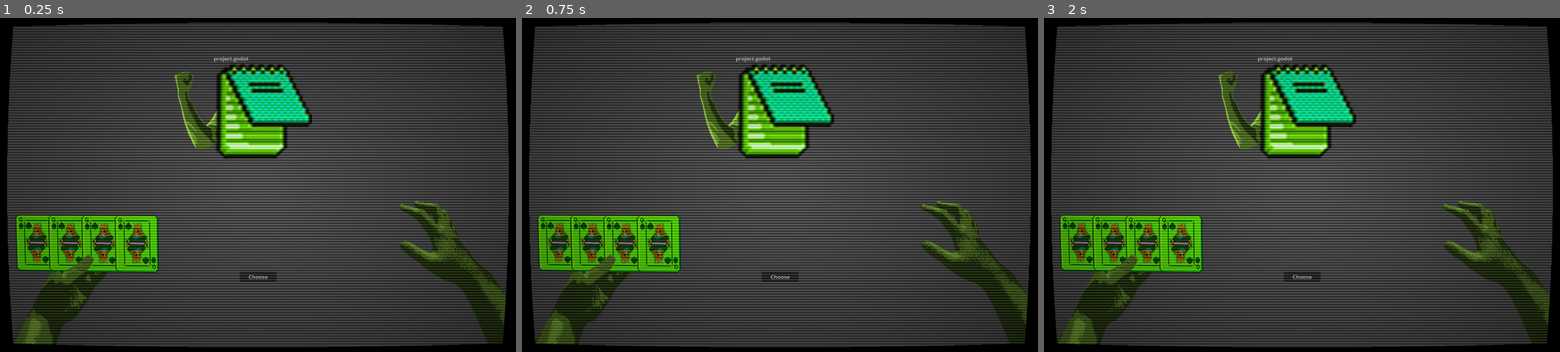
Above: before the commit, frames 1-3 (left to right).
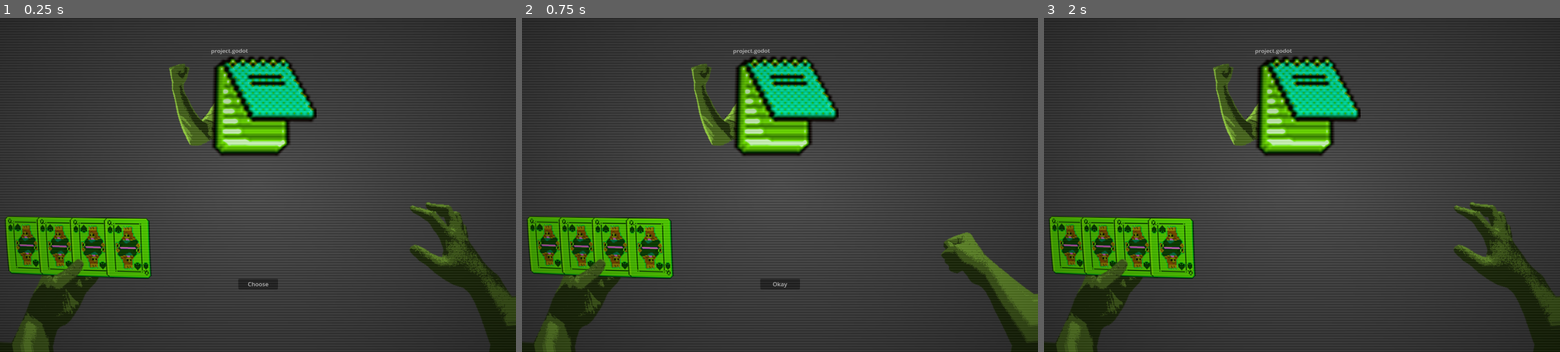
Above: after the commit, the same moments.

Repository: rajariandhana/FileMonster
Game: Godot game, scene res://scenes/game.tscn
The game is run twice, just before and just after one commit, with the same random seed, the same clock (stepped at 60 frames per second) and the same inputs.
Inputs (mouse positions are in pixels of both pictures, inside the frame that each line leads up to):
- Up to frame 1 (0.25 s): no input
- Up to frame 2 (0.75 s): click "Choose" at 0.5 s
- Up to frame 3 (2 s): click (1302, 278) at 1.25 s, where only the run after the commit has a clickable "Okay"

The runs differ from the first frame. In frame 1, 19% of the frame differs, in the area x 0-100%, y 0-100%; in frame 2, 19%; in frame 3, 19%.

Commit message:
Improve shader with zoom and effect adjustments
Added a zoom parameter to the fisheye shader to reduce black borders and refactored the shader logic for better effect alignment. Updated default shader parameters in the scene to enhance visual quality and set mouse_filter on a UI element.

Diff:
--- a/scenes/game.gdshader
+++ b/scenes/game.gdshader
@@ -1,13 +1,16 @@
 // This tells Godot it's a 2D shader that will be applied to a CanvasItem.
 shader_type canvas_item;
 
-// NEW LINE TO FIX THE ERROR IN GODOT 4
-// This tells Godot to capture the screen and make it available in a variable called SCREEN_TEXTURE.
+// This tells Godot to capture the screen and make it available.
 uniform sampler2D SCREEN_TEXTURE : hint_screen_texture, filter_linear_mipmap;
 
 // ===================================================================
 //  TWEAK THESE VALUES in the Inspector under "Shader Parameters"
 // ===================================================================
+
+// NEW: Controls the zoom level. 1.0 is no zoom.
+// Increase this slightly to hide the black borders from the fisheye.
+uniform float zoom : hint_range(1.0, 2.0) = 1.15;
 
 // Controls the strength of the fisheye lens bulge.
 uniform float fisheye_strength : hint_range(-1.0, 1.0) = 0.4;
@@ -20,32 +23,32 @@
 
 
 // ===================================================================
-//  Shader Logic (you don't need to edit below here for basic tweaks)
+//  Shader Logic
 // ===================================================================
 
 void fragment() {
-    // Apply fisheye distortion to the screen coordinates (UV).
-    vec2 distorted_uv = UV - vec2(0.5);
+    // 1. Apply Zoom to the screen coordinates first.
+    vec2 centered_uv = UV - vec2(0.5);
+    vec2 zoomed_uv = centered_uv / zoom; // Divide to zoom in
+    zoomed_uv += vec2(0.5);
+
+    // 2. Apply Fisheye effect to the already zoomed coordinates.
+    vec2 distorted_uv = zoomed_uv - vec2(0.5);
     float r = length(distorted_uv);
-    distorted_uv = UV + distorted_uv * (pow(r, 2.0) * fisheye_strength);
+    distorted_uv = zoomed_uv + distorted_uv * (pow(r, 2.0) * fisheye_strength);
 
-    // Get the screen's color at the newly distorted coordinate.
-    // This line now works because we defined SCREEN_TEXTURE at the top.
+    // 3. Get the final color from the distorted texture.
+    // The IF statement that created the black borders has been removed.
     vec4 color = texture(SCREEN_TEXTURE, distorted_uv);
 
-    // If the distortion pulls from outside the screen, make the pixel black.
-    if (distorted_uv.x < 0.0 || distorted_uv.x > 1.0 || distorted_uv.y < 0.0 || distorted_uv.y > 1.0) {
-        color = vec4(0.0, 0.0, 0.0, 1.0);
-    } else {
-        // Apply CRT Scanlines effect
-        float scanline = sin(UV.y * 800.0) * scanline_intensity;
-        color.rgb -= scanline;
+    // 4. Apply other effects using the original, non-zoomed UV.
+    // This keeps the scanlines and vignette perfectly aligned with the screen.
+    float scanline = sin(UV.y * 800.0) * scanline_intensity;
+    color.rgb -= scanline;
 
-        // Apply Vignette effect
-        float vignette = 1.0 - (length(UV - vec2(0.5)) * vignette_intensity);
-        color.rgb *= vignette;
-    }
+    float vignette = 1.0 - (length(UV - vec2(0.5)) * vignette_intensity);
+    color.rgb *= vignette;
 
-    // Output the final, modified color to the screen.
+    // 5. Output the final, modified color to the screen.
     COLOR = color;
 }
--- a/scenes/game.tscn
+++ b/scenes/game.tscn
@@ -11,9 +11,10 @@
 
 [sub_resource type="ShaderMaterial" id="ShaderMaterial_0tnpc"]
 shader = ExtResource("8_gee14")
-shader_parameter/fisheye_strength = 0.12
-shader_parameter/scanline_intensity = 0.116
-shader_parameter/vignette_intensity = 0.665
+shader_parameter/zoom = 1.1
+shader_parameter/fisheye_strength = 0.4
+shader_parameter/scanline_intensity = 0.05
+shader_parameter/vignette_intensity = 0.65
 
 [node name="Game" type="Node2D"]
 script = ExtResource("1_uwrxv")
@@ -56,6 +57,7 @@
 anchor_bottom = 1.0
 grow_horizontal = 2
 grow_vertical = 2
+mouse_filter = 2
 
 [connection signal="pressed" from="ToggleChoose" to="." method="_on_toggle_choose_pressed"]
 [connection signal="pressed" from="ChooseOkay" to="." method="_on_choose_okay_pressed"]
